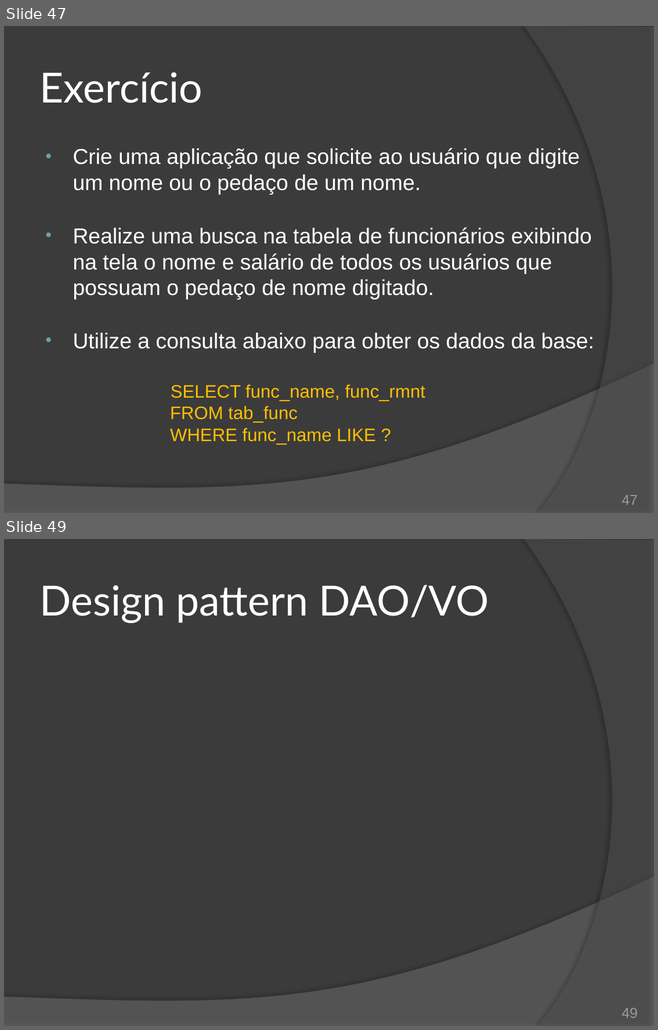
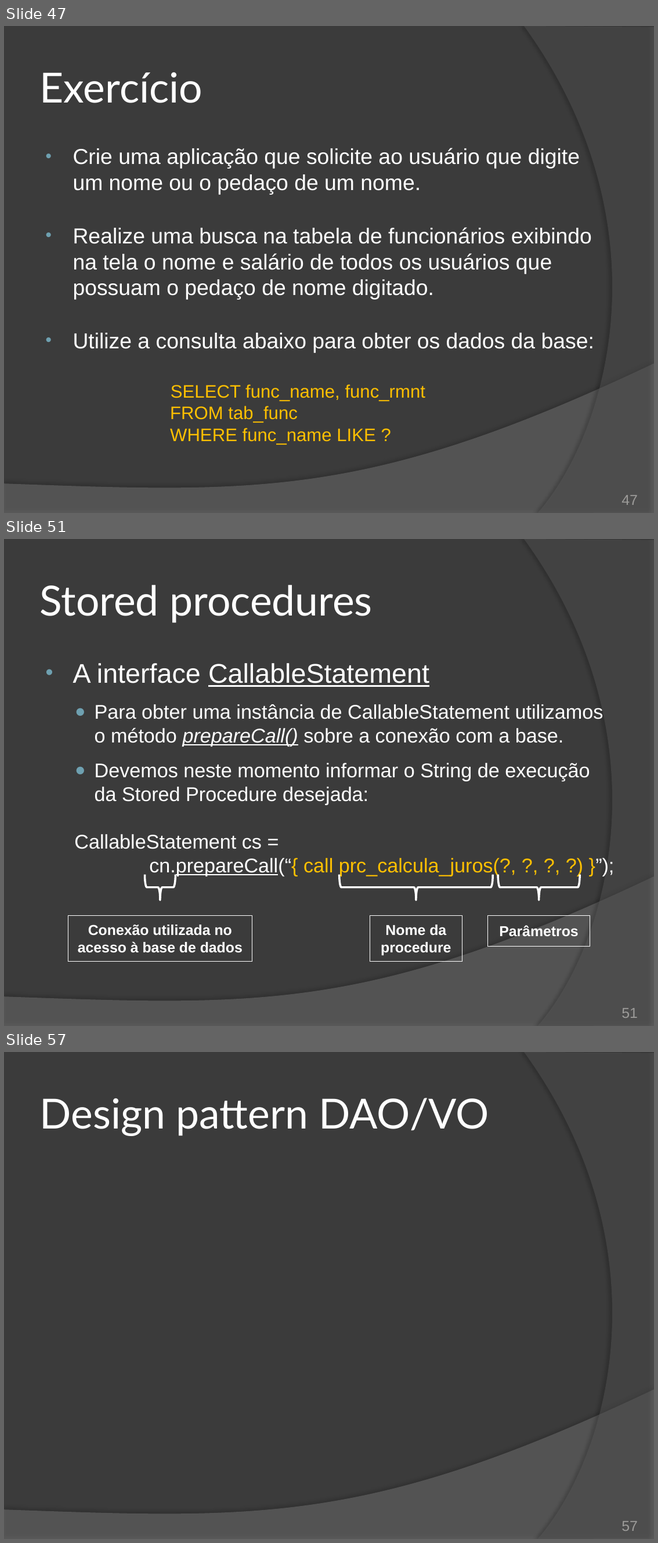
Before and after one commit to duchesqui/slzvieira-training, a slide deck: 2-Java-Programmer-Modulo-II/19.Capitulo11.pptx. Shown one above the other, each under a label of ours: slides 47 and 49 before the commit, slides 47, 51 and 57 after it; the slides between them are not shown. The pictures are 658x1030 and 658x1543 pixels, drawn with LibreOffice and Linux fonts; fonts in the diff are those of the drawing. Boxes give left, top, right and bottom in pixels: in the first picture for what was removed or moved away, otherwise in the second. Text is boxed around its words. In the diff, an @@ line names an element or a change of style, - is before the commit and + after.

Commit message:
JDBC: Stored Procedures

```diff
--- a/2-Java-Programmer-Modulo-II/19.Capitulo11.pptx
+++ b/2-Java-Programmer-Modulo-II/19.Capitulo11.pptx
@@ slide 51 added at (4, 539, 654, 1026), background #3B3B3B; not listed: 2 template elements that a slide beside it also shows @@
@@ title added at (40, 585, 372, 623), 46 pt, text #FFFFFF @@
+Stored procedures
@@ text added at (73, 663, 603, 876), 22 pt, text #FFFFFF @@
+• A interface CallableStatement
+  ● Para obter uma instância de CallableStatement utilizamos o método prepareCall() sobre a conexão com a base.
+  ● Devemos neste momento informar o String de execução da Stored Procedure desejada:
+CallableStatement cs =
+cn.prepareCall(“{ call prc_calcula_juros(?, ?, ?, ?) }”);
@@ right brace added at (144, 875, 175, 900), outline #FFFFFF 2.25 pt @@
@@ right brace added at (339, 874, 492, 900), outline #FFFFFF 2.25 pt @@
@@ right brace added at (498, 874, 579, 900), outline #FFFFFF 2.25 pt @@
@@ rectangle added at (68, 916, 252, 962), outline #FFFFFF 0.75 pt, 16 pt, text #FFFFFF, bold @@
+Conexão utilizada no acesso à base de dados
@@ rectangle added at (370, 916, 462, 962), outline #FFFFFF 0.75 pt, 16 pt, text #FFFFFF, bold @@
+Nome da procedure
@@ rectangle added at (487, 916, 589, 946), outline #FFFFFF 0.75 pt, 16 pt, text #FFFFFF, bold @@
+Parâmetros
@@ page number added at (621, 1008, 637, 1018), 16 pt, text #9D9B9A @@
+51
@@ what was slide 49 is now slide 57 @@
@@ page number at (621, 1521, 637, 1531): text changed @@
-49
+57
```
Also in this commit, not shown: 1 slide changed, 7 other slides added, 1 other file.
